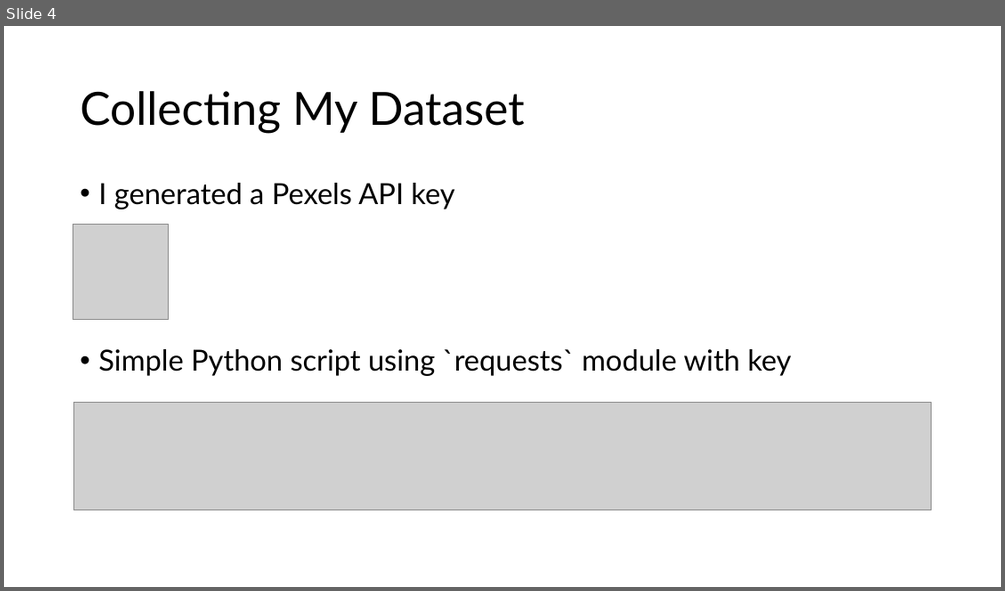
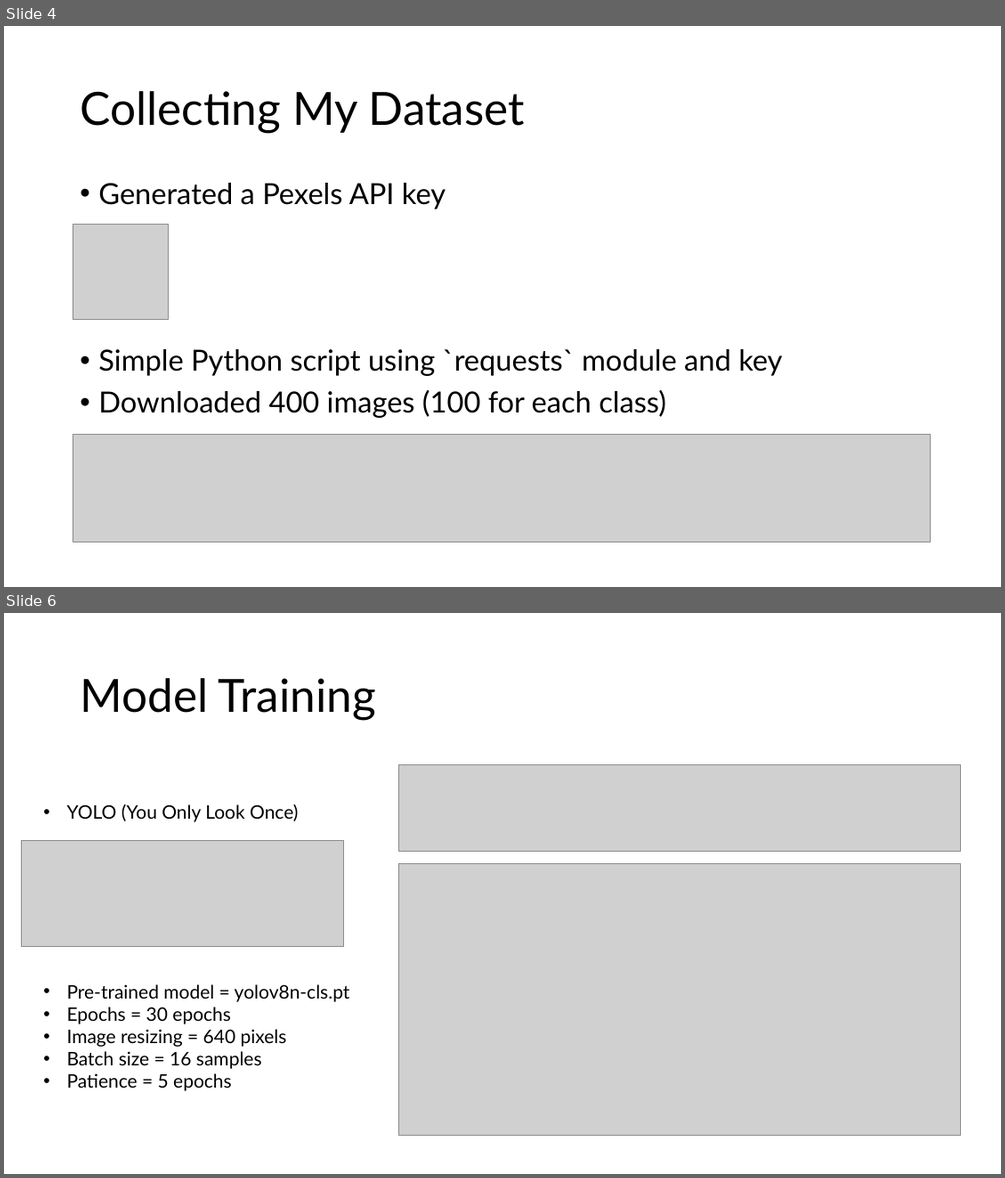
Before and after one commit to henryroeth/cpsc386-cv-project, a slide deck: docs/Project_Presentation_HKR.pptx. Shown one above the other, each under a label of ours: slide 4 before the commit, slides 4 and 6 after it; the slides between them are not shown. The pictures are 1005x591 and 1005x1178 pixels, drawn with LibreOffice and Linux fonts; fonts in the diff are those of the drawing; grey boxes stand for pictures. Boxes give left, top, right and bottom in pixels: in the first picture for what was removed or moved away, otherwise in the second. Text is boxed around its words. In the diff, an @@ line names an element or a change of style, - is before the commit and + after.

```diff
--- a/docs/Project_Presentation_HKR.pptx
+++ b/docs/Project_Presentation_HKR.pptx
@@ slide 6 added at bbox=[4, 613, 1001, 1174], background #FFFFFF @@
@@ title added at bbox=[80, 678, 376, 720], 44 pt, text #000000 @@
+Model Training
@@ picture added at bbox=[398, 764, 961, 850] @@
@@ text added at bbox=[67, 804, 350, 1091], 18 pt, text #000000 @@
+• YOLO (You Only Look Once)
+• Pre-trained model = yolov8n-cls.pt
+• Epochs = 30 epochs
+• Image resizing = 640 pixels
+• Batch size = 16 samples
+• Patience = 5 epochs
@@ picture added at bbox=[21, 840, 343, 947] @@
@@ picture added at bbox=[398, 863, 961, 1135] @@
@@ slide 4 changed as well @@
@@ text at bbox=[98, 183, 782, 418]: text changed @@
-• I generated a Pexels API key
-• Simple Python script using `requests` module with key
+• Generated a Pexels API key
+• Simple Python script using `requests` module and key
+• Downloaded 400 images (100 for each class)
@@ picture: place and size @@
-picture at bbox=[73, 402, 931, 510]
+picture at bbox=[73, 434, 930, 542]
```
Also in this commit, not shown: 3 other slides changed, 4 other slides added, 2 slides removed.
